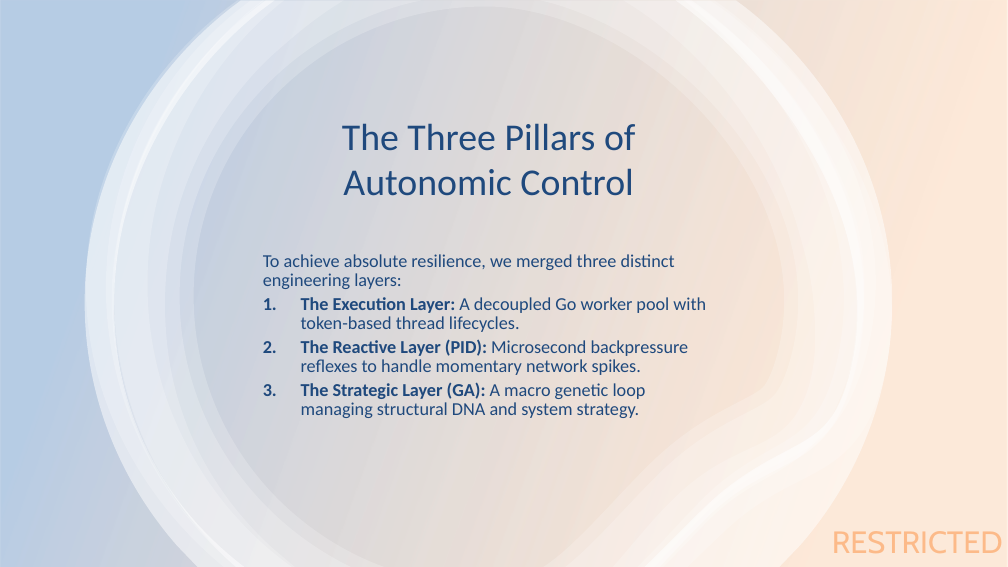
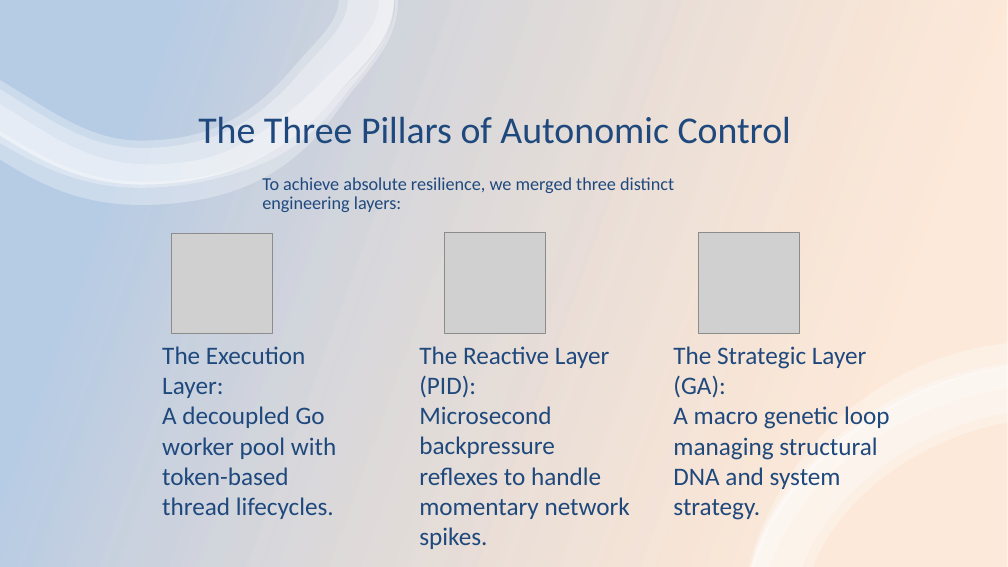
Before and after one commit to caseylmanus/workerpool, a slide deck: slide 8 of presentation.pptx. Drawn at 1008x567 pixels with LibreOffice and Linux fonts; fonts in the diff are those of the drawing; grey boxes stand for pictures. Boxes give left, top, right and bottom in pixels: in the first picture for what was removed or moved away, otherwise in the second. Text is boxed around its words. In the diff, an @@ line names an element or a change of style, - is before the commit and + after.

```diff
--- a/presentation.pptx
+++ b/presentation.pptx
@@ group added at (x1=0, y1=0, x2=398, y2=205): 4 freeform shapes @@
@@ group removed at (x1=85, y1=0, x2=892, y2=566): 6 freeform shapes @@
@@ title "The Three Pillars of Autonomic ..." rewrapped from (x1=342, y1=123, x2=635, y2=196) to (x1=198, y1=116, x2=791, y2=144) @@
@@ text added at (x1=262, y1=177, x2=674, y2=212), 13 pt, text #1F497D @@
+To achieve absolute resilience, we merged three distinct engineering layers:
@@ picture added at (x1=171, y1=233, x2=272, y2=334) @@
@@ picture added at (x1=445, y1=233, x2=545, y2=334) @@
@@ picture added at (x1=699, y1=233, x2=799, y2=334) @@
@@ text removed at (x1=263, y1=254, x2=706, y2=418) @@
-To achieve absolute resilience, we merged three distinct engineering layers:
-1. The Execution Layer: A decoupled Go worker pool with token-based thread lifecycles.
-2. The Reactive Layer (PID): Microsecond backpressure reflexes to handle momentary network spikes.
-3. The Strategic Layer (GA): A macro genetic loop managing structural DNA and system strategy.
@@ text added at (x1=162, y1=346, x2=336, y2=519), 18 pt, text #1F497D @@
+The Execution Layer:
+A decoupled Go worker pool with token-based thread lifecycles.
@@ text added at (x1=419, y1=346, x2=630, y2=549), 18 pt, text #1F497D @@
+The Reactive Layer (PID):
+Microsecond backpressure reflexes to handle momentary network spikes.
@@ text added at (x1=673, y1=346, x2=890, y2=520), 18 pt, text #1F497D @@
+The Strategic Layer (GA):
+A macro genetic loop managing structural DNA and system strategy.
@@ group added at (x1=749, y1=343, x2=1008, y2=567): 4 freeform shapes @@
@@ text removed at (x1=832, y1=531, x2=1003, y2=553) @@
-RESTRICTED
```
Also in this commit, not shown: 15 other slides changed.
